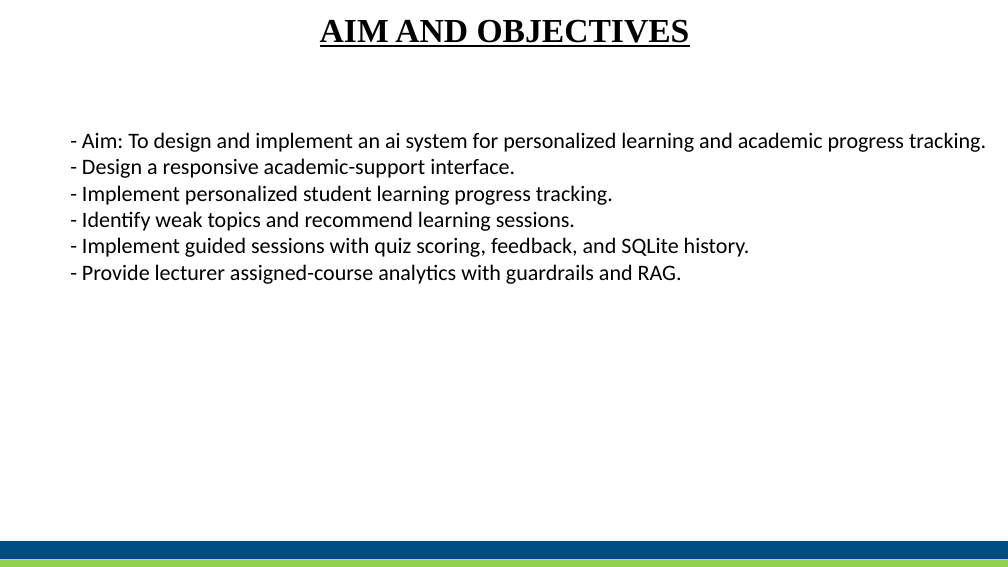
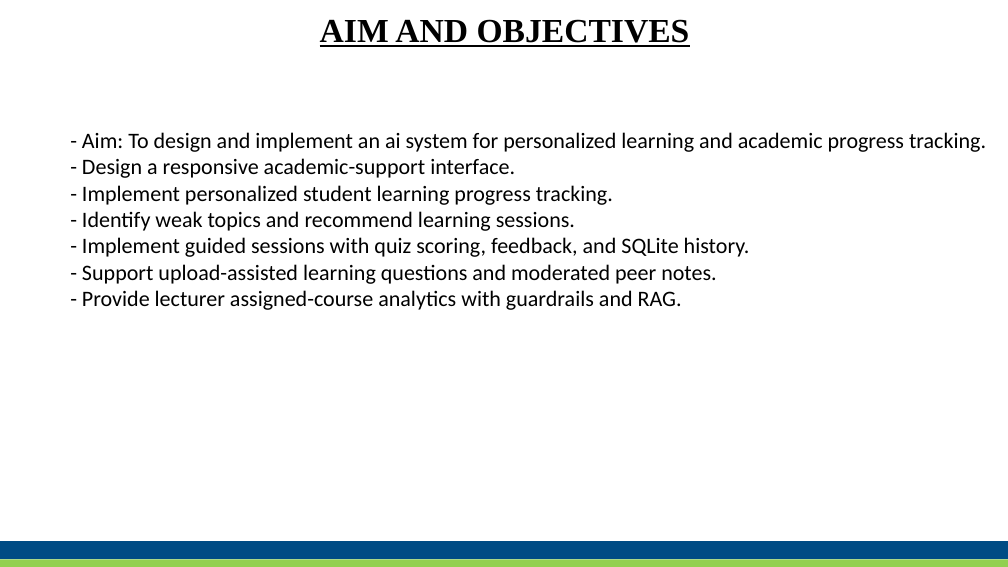
Before and after one commit to evieoshomahus-cloud/eve-esui-ai, a slide deck: slide 4 of project_docs/Eve_Defense_Presentation.pptx. Drawn at 1008x567 pixels with LibreOffice and Linux fonts; fonts in the diff are those of the drawing. Boxes give left, top, right and bottom in pixels: in the first picture for what was removed or moved away, otherwise in the second. Text is boxed around its words. In the diff, an @@ line names an element or a change of style, - is before the commit and + after.

```diff
--- a/project_docs/Eve_Defense_Presentation.pptx
+++ b/project_docs/Eve_Defense_Presentation.pptx
@@ text at bbox=[82, 264, 716, 284]: paragraph added @@
+- Support upload-assisted learning questions and moderated peer notes.
```
Also in this commit, not shown: 7 other slides changed, 8 other files.
